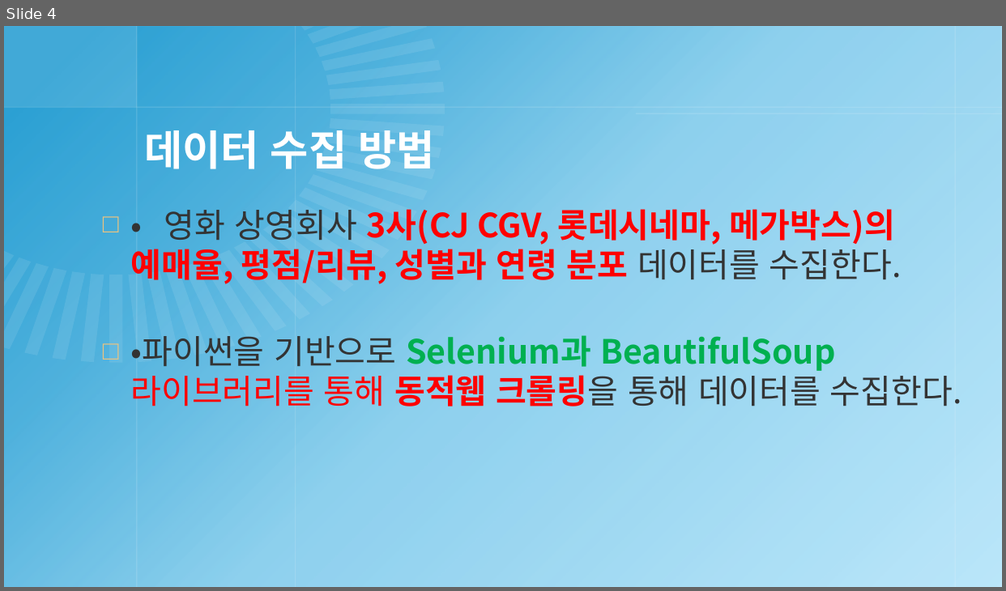
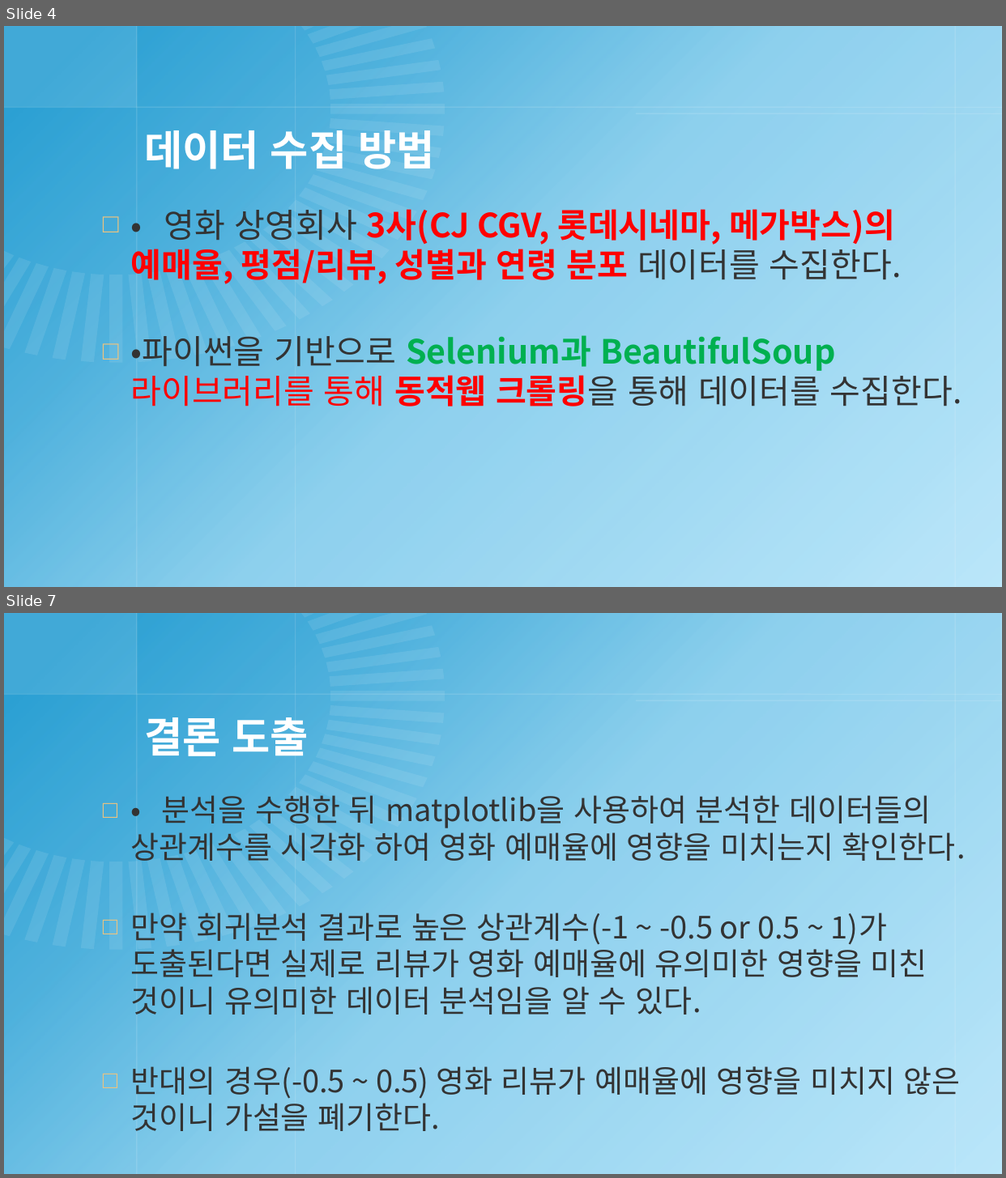
Before and after one commit to cyphen156/Workspace, a slide deck: Python/20170677_오융택.pptx. Shown one above the other, each under a label of ours: slide 4 before the commit, slides 4 and 7 after it; the slides between them are not shown. The pictures are 1006x591 and 1006x1178 pixels, drawn with LibreOffice and Linux fonts; fonts in the diff are those of the drawing; background and template pictures are left out. Boxes give left, top, right and bottom in pixels: in the first picture for what was removed or moved away, otherwise in the second. Text is boxed around its words. In the diff, an @@ line names an element or a change of style, - is before the commit and + after.

```diff
--- a/Python/20170677_오융택.pptx
+++ b/Python/20170677_오융택.pptx
@@ slide 7 added at (4,613,1002,1174), background #BCE7FA; not listed: 38 template elements that a slide beside it also shows @@
@@ title added at (144,717,309,756), 40 pt, text #FFFFFF, bold @@
+결론 도출
@@ text added at (131,795,965,1099), 29.6 pt, text #333333 @@
+□ •분석을 수행한 뒤 matplotlib을 사용하여 분석한 데이터들의 상관계수를 시각화 하여 영화 예매율에 영향을 미치는지 확인한다.
+□ 만약 회귀분석 결과로 높은 상관계수(-1 ~ -0.5 or 0.5 ~ 1)가 도출된다면 실제로 리뷰가 영화 예매율에 유의미한 영향을 미친 것이니 유의미한 데이터 분석임을 알 수 있다.
+□ 반대의 경우(-0.5 ~ 0.5) 영화 리뷰가 예매율에 영향을 미치지 않은 것이니 가설을 폐기한다.
```
Also in this commit, not shown: 3 slides changed, 4 other files.
